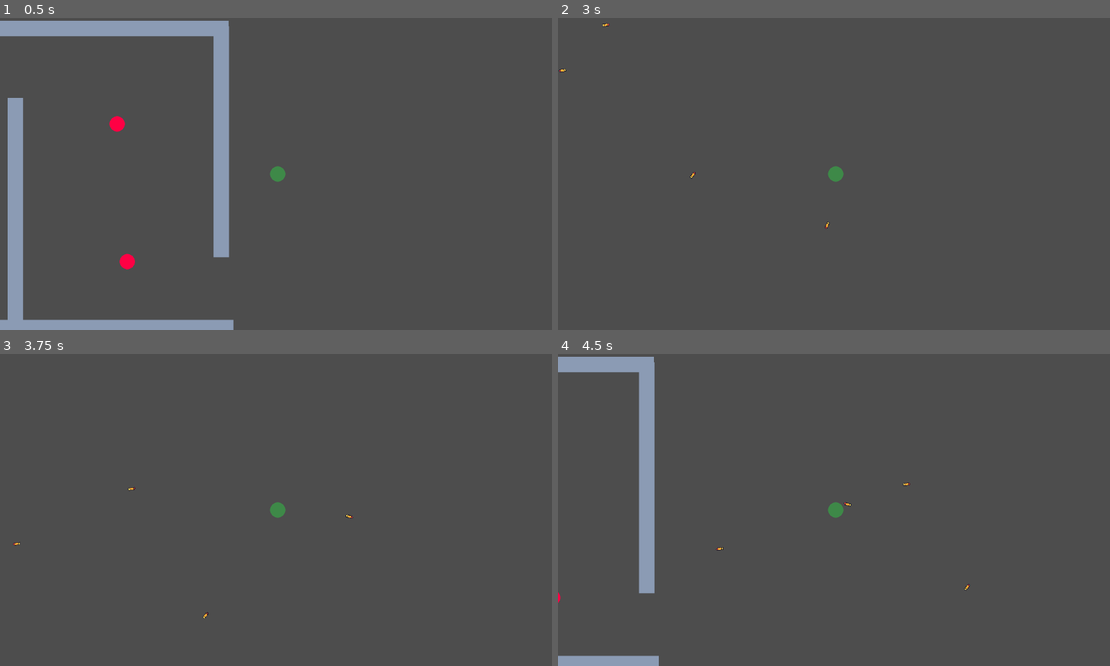
Above: before the commit, frames 1-4 (two rows, left to right).
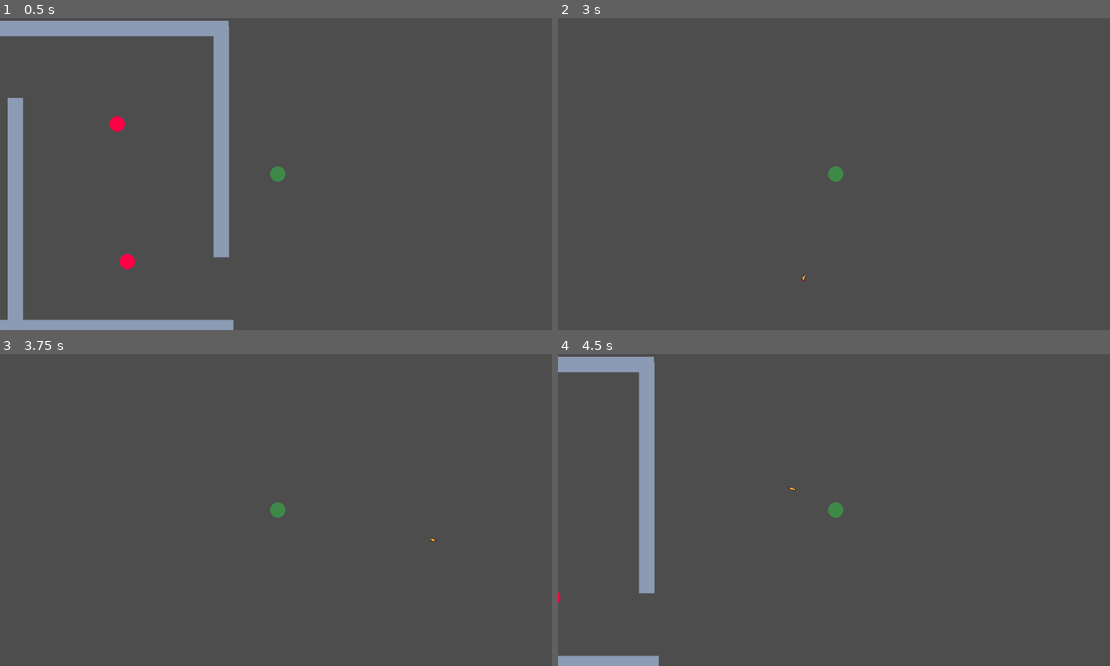
Above: after the commit, the same moments.

Repository: whocares-abt/fast-pace
Game: Godot game, scene res://Scenes/debug_map.tscn
Same seed, same stepped clock (60 frames per second), same inputs: the game is played once before the commit and once after it.
Inputs (mouse positions are in pixels of both pictures, inside the frame that each line leads up to):
- Up to frame 1 (0.5 s): no input
- Up to frame 2 (3 s): tap Enter at 0.5 s; move the mouse to (955, 158) at 0.52 s; press the mouse at (955, 158) at 0.53 s; hold D (move_right) 0.53-1.28 s; move the mouse to (723, 189) at 1.27 s; release the mouse at (723, 189) at 1.28 s; hold S (move_down) 1.28-2.03 s; click (723, 189) at 1.35 s; move the mouse to (889, 105) at 2.02 s; press the mouse at (889, 105) at 2.03 s; hold D (move_right) 2.03-2.78 s; tap Space at 2.75 s; move the mouse to (806, 236) at 2.77 s; release the mouse at (806, 236) at 2.78 s; hold W (move_up) from 2.78 s (still down); click (806, 236) at 2.85 s
- Up to frame 3 (3.75 s): tap Enter at 3.5 s; move the mouse to (447, 556) at 3.52 s; release W (move_up) at 3.53 s; press the mouse at (447, 556) at 3.53 s; hold A (move_left) from 3.53 s (still down)
- Up to frame 4 (4.5 s): keep holding A (move_left); move the mouse to (668, 463) at 4.27 s; release the mouse at (668, 463) at 4.28 s; click (668, 463) at 4.35 s

Frame 1 is identical in both runs. In frame 2, less than 0.1% of the frame differs, in the area x 0-50%, y 1-85%; in frame 3, less than 0.1%; in frame 4, less than 0.1%.

Commit message:
Fixed bullet particle system

Diff:
--- a/Resources/Combat/pistol.tres
+++ b/Resources/Combat/pistol.tres
@@ -8,5 +8,5 @@
 weapon_name = "pistol"
 firing_rate = 100.0
 attack_hold = 0.1
-projectile_speed = 100.0
+projectile_speed = 1000.0
 metadata/_custom_type_script = "uid://dqsfxyh6jojdx"
--- a/Resources/Particles/bullet_trail.tres
+++ b/Resources/Particles/bullet_trail.tres
@@ -3,8 +3,6 @@
 [resource]
 particle_flag_disable_z = true
 emission_shape_offset = Vector3(-7, 0, 0)
-emission_shape = 1
-emission_sphere_radius = 1.0
 inherit_velocity_ratio = 1.0
 gravity = Vector3(-100, 0, 0)
-color = Color(0.8868507, 0.7082753, 0, 1)
+color = Color(0.99607843, 0.90588236, 0.38039216, 1)
--- a/Scenes/Combat/bullet.tscn
+++ b/Scenes/Combat/bullet.tscn
@@ -35,10 +35,9 @@
 
 [node name="GPUParticles2D" type="GPUParticles2D" parent="."]
 emitting = false
-amount = 4
 lifetime = 0.5
 trail_enabled = true
-trail_lifetime = 0.15000000000000002
+trail_lifetime = 0.06999999999999999
 process_material = ExtResource("4_3m52h")
 
 [connection signal="area_entered" from="EnvironmentCollider" to="." method="_on_environment_collider_area_entered"]
--- a/Scripts/Combat/bullet.gd
+++ b/Scripts/Combat/bullet.gd
@@ -14,7 +14,7 @@
 
 func _ready() -> void:
 	await get_tree().create_timer(0.05).timeout
-	#enable_particles()
+	enable_particles()
 
 func _process(delta: float) -> void:
 	position += (velocity*delta)
